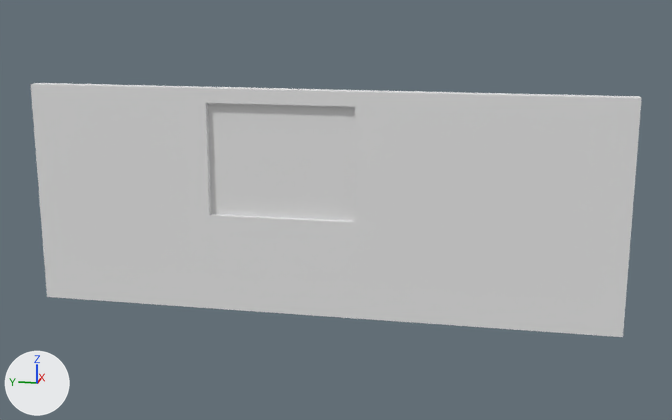
Renders of the Blender file NotForBroadcastPOC-Sourcetree/Assets/Blender Files/- Building/Corridor Wall.blend from each side of a commit.
Both versions are drawn from a camera (50 mm lens) standing at (-7.97, -1.75, 2.99) and looking at (0.04, -0.15, 0.98). The axes (+X, +Y, +Z) are drawn at lower left. The lights are the same throughout.

Objects in the first picture: 'Corridor Wall', 'Window Corridor'.
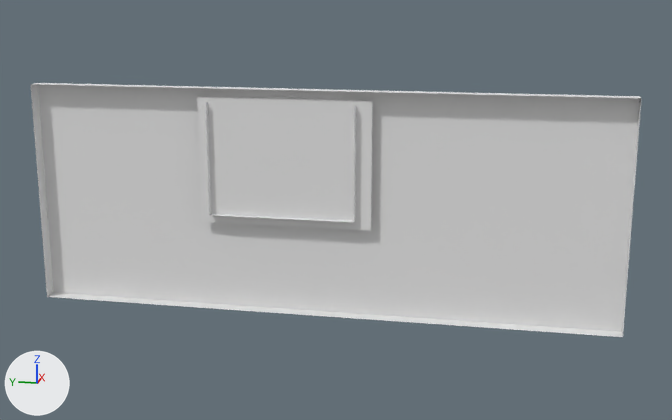
Changed parts and their boxes [x1, y1, x2, y2] in the pictures (672 x 420 px):
part 1 of me_cube, deleted
    before: [31, 84, 642, 337]

The change in detail:
me_cube is used by ob_corridor_wall; location (0.0, 0.0, 0.0); scale (0.0264, 2.7, 1.03).
me_cube had 1496 vertices, 1476 faces and spanned x -2.48..2.48, y -1.0..1.0, z 0.0..2.0.
me_cube now has 1296 vertices, 1251 faces and spans x -2.48..2.48, y -1.0..1.0, z 0.0..2.0.
Part 1, on me_cube:
200 vertices are removed from x -2.48, y -0.87..0.88, z 0.13..1.88.
225 faces are deleted.
